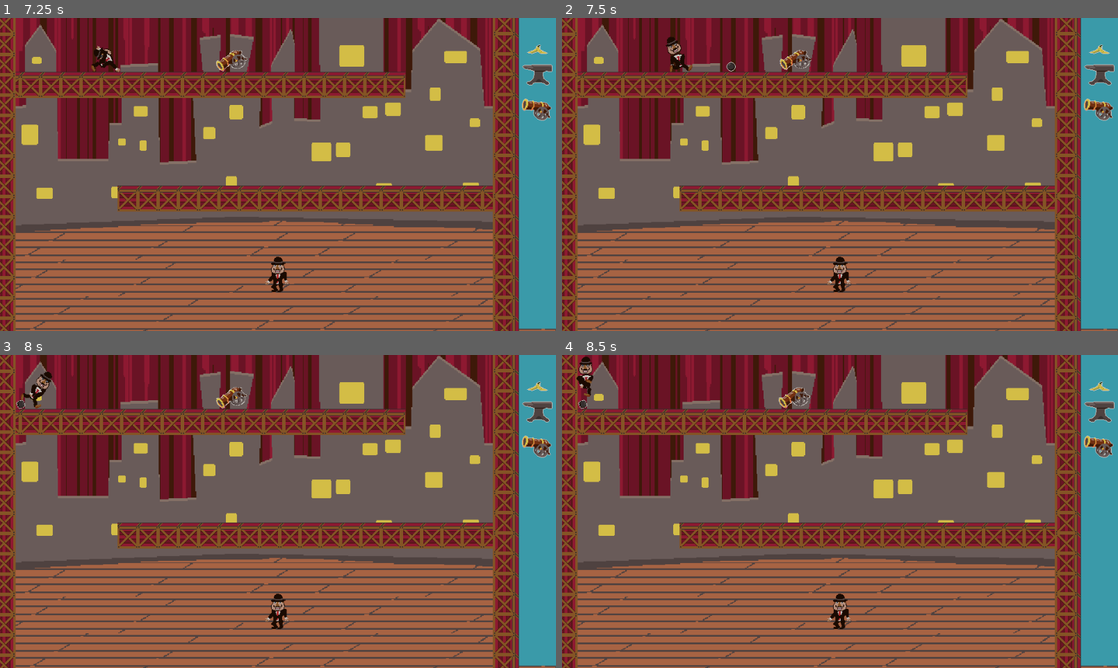
Above: before the commit, frames 1-4 (two rows, left to right).
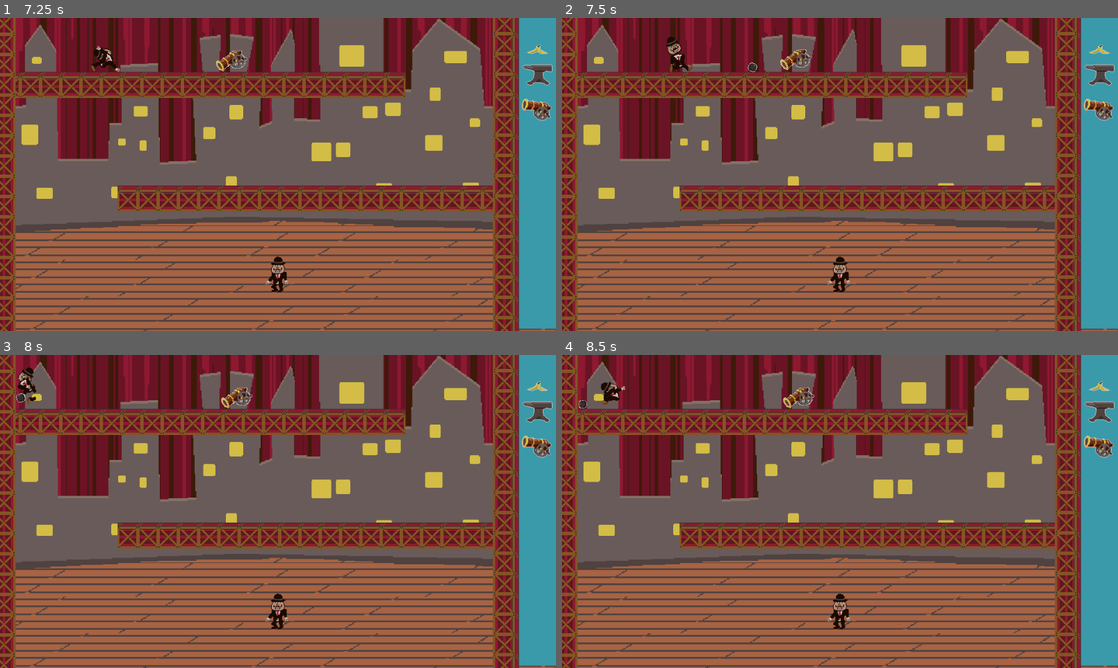
Above: after the commit, the same moments.

Repository: Rotta-Games/slapstick_lemmings
Game: Godot game, scene res://test_level.tscn
The game is run twice, just before and just after one commit, with the same random seed, the same clock (stepped at 60 frames per second) and the same inputs. This scene is started directly instead of the project's main scene.
Inputs (mouse positions are in pixels of both pictures, inside the frame that each line leads up to):
- Up to frame 1 (7.25 s): tap Enter at 0.5 s; drag from (539, 49) to (55, 55) at 0.52 s; drag from (539, 74) to (77, 61) at 1.27 s; move the mouse to (539, 108) at 2.02 s; hold D 2.03-2.75 s; click (539, 108) at 2.17 s; drag from (250, 237) to (111, 127) at 2.77 s; move the mouse to (444, 221) at 3.52 s; hold A 3.53-4.25 s; drag from (111, 127) to (44, 55) at 4.27 s; move the mouse to (305, 174) at 5.02 s; hold A 5.03-5.75 s; click (305, 174) at 5.17 s; drag from (194, 96) to (166, 190) at 5.77 s; move the mouse to (400, 158) at 6.52 s; hold D from 6.53 s (still down)
- Up to frame 2 (7.5 s): release D at 7.25 s; drag from (728, 190) to (667, 61) at 7.27 s
- Up to frame 3 (8 s): no input
- Up to frame 4 (8.5 s): move the mouse to (895, 442) at 8.02 s; hold A from 8.03 s (still down)

Frame 1 is identical in both runs. In frame 2, 0.2% of the frame differs, in the area x 29-45%, y 10-18%; in frame 3, 0.7%, in the area x 2-46%, y 3-18%; in frame 4, 0.7%.

Commit message:
Fix cannon shoot direction

Diff:
--- a/scenes/props/cannon.gd
+++ b/scenes/props/cannon.gd
@@ -28,8 +28,9 @@
 	var cb = cannonball_scene.instantiate()
 	get_tree().root.add_child(cb)
 	cb.position = cannonball_spawn_point.global_position
-	cb.apply_impulse(Vector2.from_angle(raycast.rotation + PI / 2) * FIRE_POWER)
-	self.apply_impulse(Vector2.from_angle(raycast.rotation + PI / 2) * 100 * -1)
+	print(raycast.rotation)
+	cb.apply_impulse(Vector2.from_angle(self.rotation + raycast.rotation + PI / 2) * FIRE_POWER)
+	self.apply_impulse(Vector2.from_angle(self.rotation + raycast.rotation + PI / 2) * 100 * -1)
 	animated_sprited.play("idle")
 	fire_delay = FIRE_DELAY_MAX
 	fire_sound.play()
